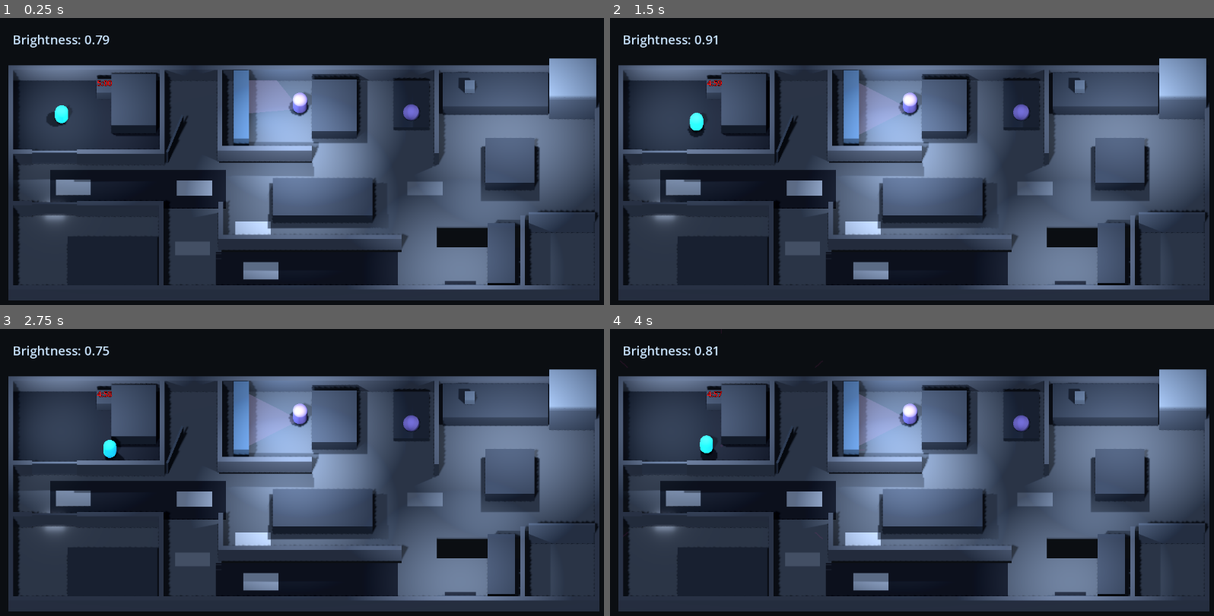
Above: before the commit, frames 1-4 (two rows, left to right).
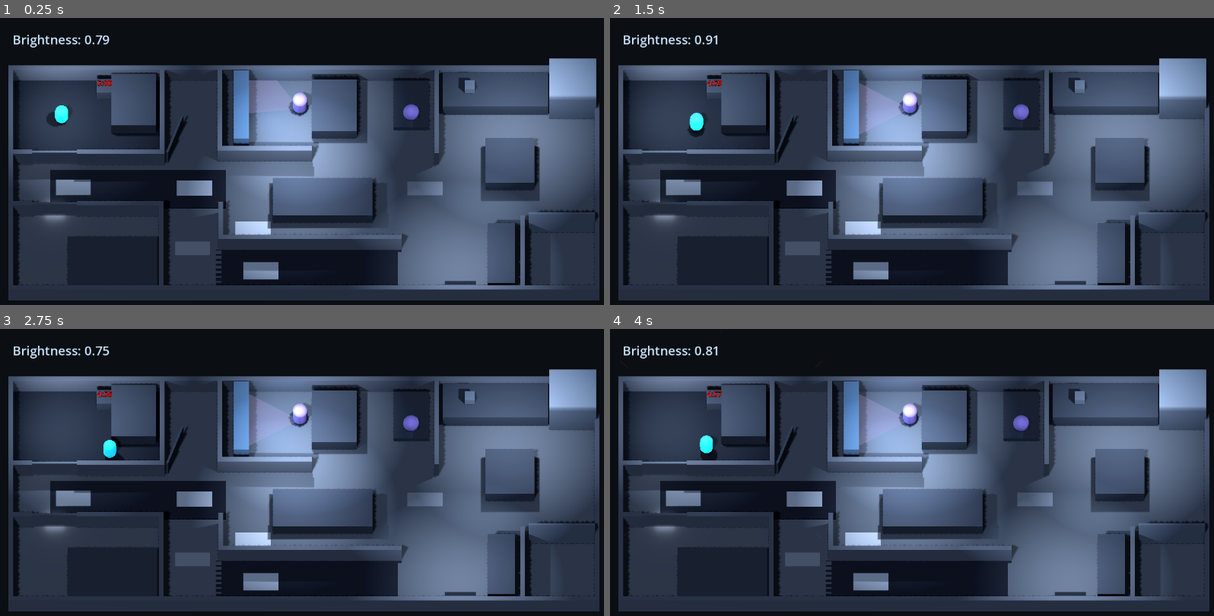
Above: after the commit, the same moments.

Repository: mrglass86/gmtk-gamejam-2026
Game: Godot game, scene res://scenes/Main.tscn
Same seed, same stepped clock (60 frames per second), same inputs: the game is played once before the commit and once after it.
Inputs (mouse positions are in pixels of both pictures, inside the frame that each line leads up to):
- Up to frame 1 (0.25 s): no input
- Up to frame 2 (1.5 s): move the mouse to (1044, 170) at 0.52 s; hold D (move_right) 0.53-1.28 s; hold E (interact) 0.53-1.28 s; click (1044, 170) at 0.67 s; move the mouse to (791, 204) at 1.27 s; hold S (move_back) from 1.28 s (still down); tap Shift (run) at 1.35 s
- Up to frame 3 (2.75 s): move the mouse to (362, 423) at 2.02 s; release S (move_back) at 2.03 s; hold D (move_right) from 2.03 s (still down); hold E (interact) from 2.03 s (still down)
- Up to frame 4 (4 s): move the mouse to (881, 567) at 2.77 s; release D (move_right) at 2.78 s; release E (interact) at 2.78 s; hold W (move_forward) 2.78-3.53 s; tap Shift (run) at 2.85 s; click (881, 567) at 2.92 s; tap Enter at 3.5 s; move the mouse to (1099, 549) at 3.52 s; hold A (move_left) from 3.53 s (still down); hold E (interact) from 3.53 s (still down)

The runs differ from the first frame. In frame 1, 0.7% of the frame differs, in the area x 35-87%, y 50-93%; in frame 2, 0.7%; in frame 3, 0.7%; in frame 4, 0.7%.

Commit message:
Fix A5.1 second-walk issues

Diff:
--- a/game/scenes/Main.tscn
+++ b/game/scenes/Main.tscn
@@ -164,22 +164,22 @@
 routine_rows = [{
 "time": 0.0,
 "position": Vector3(-0.2, 0.7, -4.6),
-"dwell": 60.0,
+"dwell": 53.0,
 "facing": Vector3(-1, 0, 0)
 }, {
-"time": 90.0,
+"time": 60.0,
 "position": Vector3(9.5, 0.7, -3.8),
 "dwell": 15.0,
 "facing": Vector3(0, 0, -1)
 }, {
-"time": 130.0,
+"time": 82.0,
 "position": Vector3(-0.2, 0.7, -4.6),
-"dwell": 70.0,
+"dwell": 151.0,
 "facing": Vector3(-1, 0, 0)
 }, {
-"time": 240.0,
+"time": 242.0,
 "position": Vector3(-12.75, 0.7, -0.8),
-"dwell": 60.0,
+"dwell": 58.0,
 "facing": Vector3(0, 0, -1)
 }]
 
@@ -216,12 +216,13 @@
 script = ExtResource("9_door")
 door_kind = 2
 provides_snack = true
+open_rotation_degrees = Vector3(0, -90, 0)
 
 [node name="DoorVisual" type="StaticBody3D" parent="Fridge"]
-position = Vector3(-1.2, 0, 0)
+position = Vector3(1.2, 0, 0)
 
 [node name="Panel" type="MeshInstance3D" parent="Fridge/DoorVisual"]
-position = Vector3(1.2, 1.05, 0)
+position = Vector3(-1.2, 1.05, 0)
 scale = Vector3(2.4, 2.1, 0.12)
 mesh = SubResource("DoorPanelMesh")
 material_override = SubResource("DoorPanelMaterial")
--- a/game/scripts/LevelBuilder.gd
+++ b/game/scripts/LevelBuilder.gd
@@ -7,6 +7,9 @@
 @export var wall_height: float = 1.2
 @export var wall_thickness: float = 0.25
 @export var floor_thickness: float = 0.2
+@export var failsafe_floor_drop: float = 0.05
+@export var failsafe_floor_thickness: float = 0.2
+@export var failsafe_floor_size: Vector2 = Vector2(30.0, 12.8)
 @export var prop_height: float = 0.8
 @export var lamp_energy: float = 2.0
 @export var lamp_range: float = 7.0
@@ -37,21 +40,23 @@
 
 
 func _build_floors() -> void:
-	_add_floor("KidCarpet", Vector3(-11.1, 0.0, -3.95), Vector2(7.75, 4.9), carpet_color, "surface_carpet")
-	_add_floor("BathFloor", Vector3(-5.8, 0.0, -3.95), Vector2(2.9, 4.9), hardwood_color, "surface_hardwood")
-	_add_floor("LivingFloor", Vector3(1.25, 0.0, -4.0), Vector2(11.1, 4.8), hardwood_color, "surface_hardwood")
-	_add_floor("KitchenFloor", Vector3(10.9, 0.0, -2.1), Vector2(8.2, 8.6), hardwood_color, "surface_hardwood")
-	_add_floor("MiddleFloor", Vector3(-4.1, 0.0, 0.0), Vector2(21.8, 3.0), hardwood_color, "surface_hardwood")
+	_add_failsafe_floor()
+	_add_floor("KidCarpet", Vector3(-11.1, 0.0, -3.9), Vector2(7.8, 5.0), carpet_color, "surface_carpet")
+	_add_floor("BathFloor", Vector3(-5.75, 0.0, -3.9), Vector2(3.1, 5.0), hardwood_color, "surface_hardwood")
+	_add_floor("LivingFloor", Vector3(1.225, 0.0, -3.925), Vector2(11.25, 4.95), hardwood_color, "surface_hardwood")
+	_add_floor("KitchenFloor", Vector3(10.875, 0.0, -2.1), Vector2(8.25, 8.6), hardwood_color, "surface_hardwood")
+	_add_floor("MiddleFloor", Vector3(-4.1, 0.0, 0.0), Vector2(21.8, 3.2), hardwood_color, "surface_hardwood")
 	_add_floor("DiningSouthFloor", Vector3(1.275, 0.0, 2.475), Vector2(11.05, 1.95), hardwood_color, "surface_hardwood")
 	_add_floor("LivingThreshold", Vector3(3.6, 0.0, -1.55), Vector2(6.4, 0.2), hardwood_color, "surface_hardwood")
-	_add_floor("AdultBedroomFloor", Vector3(-11.15, 0.0, 3.95), Vector2(7.7, 4.9), hardwood_color, "surface_hardwood")
-	_add_floor("ApproachFloor", Vector3(-5.75, 0.0, 3.95), Vector2(3.05, 4.9), hardwood_color, "surface_hardwood")
-	_add_floor("CarpetFloor", Vector3(0.25, 0.0, 5.05), Vector2(9.5, 2.7), carpet_color, "surface_carpet")
+	_add_floor("AdultBedroomFloor", Vector3(-11.1, 0.0, 3.95), Vector2(7.8, 4.9), hardwood_color, "surface_hardwood")
+	_add_floor("ApproachFloor", Vector3(-5.75, 0.0, 3.95), Vector2(3.1, 4.9), hardwood_color, "surface_hardwood")
+	_add_floor("CarpetFloor", Vector3(0.25, 0.0, 4.925), Vector2(9.5, 2.95), carpet_color, "surface_carpet")
 	_add_floor("AlcoveFloor", Vector3(8.1, 0.0, 4.9), Vector2(6.2, 2.95), hardwood_color, "surface_hardwood")
 	_add_floor("CarpetAlcoveThreshold", Vector3(5.0, 0.0, 5.05), Vector2(0.4, 2.7), hardwood_color, "surface_hardwood")
 	_add_floor("AlcoveDiningThreshold", Vector3(5.9, 0.0, 3.45), Vector2(1.8, 0.4), hardwood_color, "surface_hardwood")
-	_add_floor("PantryFloor", Vector3(13.2, 0.0, 4.4), Vector2(3.6, 4.0), hardwood_color, "surface_hardwood")
-	_add_floor("PantryThreshold", Vector3(13.2, 0.0, 2.3), Vector2(3.6, 0.4), hardwood_color, "surface_hardwood")
+	_add_floor("EastHallFloor", Vector3(9.0, 0.0, 2.8125), Vector2(4.6, 1.425), hardwood_color, "surface_hardwood")
+	_add_floor("PantryFloor", Vector3(13.05, 0.0, 4.4), Vector2(3.9, 4.0), hardwood_color, "surface_hardwood")
+	_add_floor("PantryThreshold", Vector3(13.05, 0.0, 2.3), Vector2(3.9, 0.4), hardwood_color, "surface_hardwood")
 	_add_floor("HallRug", Vector3(-8.5, 0.02, 0.05), Vector2(9.0, 2.2), carpet_color, "surface_carpet")
 
 
@@ -161,6 +166,27 @@
 	add_child(floor)
 
 
+func _add_failsafe_floor() -> void:
+	var slab: StaticBody3D = StaticBody3D.new()
+	slab.name = "FailsafeSlab"
+	slab.position = Vector3(
+		0.0,
+		-failsafe_floor_drop - failsafe_floor_thickness * 0.5,
+		0.0
+	)
+	slab.add_to_group("surface_hardwood")
+	_add_box_visual(
+		slab,
+		Vector3(failsafe_floor_size.x, failsafe_floor_thickness, failsafe_floor_size.y),
+		hardwood_color
+	)
+	_add_box_collision(
+		slab,
+		Vector3(failsafe_floor_size.x, failsafe_floor_thickness, failsafe_floor_size.y)
+	)
+	add_child(slab)
+
+
 func _add_wall(node_name: String, center: Vector3, dimensions: Vector3) -> void:
 	var wall: StaticBody3D = StaticBody3D.new()
 	wall.name = node_name
--- a/game/scripts/Main.gd
+++ b/game/scripts/Main.gd
@@ -48,6 +48,9 @@
 		return
 	if OS.get_cmdline_user_args().has("--verify-a5"):
 		_verify_a5_clock_and_phases()
+		return
+	if OS.get_cmdline_user_args().has("--verify-a51"):
+		_verify_a51_second_walk_fixes()
 		return
 	var capture_path: String = _capture_path_from_args()
 	if not capture_path.is_empty():
@@ -350,6 +353,121 @@
 	get_tree().quit()
 
 
+func _verify_a51_second_walk_fixes() -> void:
+	for settle_frame: int in range(12):
+		await get_tree().physics_frame
+
+	var failsafe: StaticBody3D = $Level/FailsafeSlab as StaticBody3D
+	assert(failsafe.is_in_group("surface_hardwood"))
+	assert(not failsafe.is_in_group("nav_source"))
+	var failsafe_mesh: MeshInstance3D = failsafe.get_child(0) as MeshInstance3D
+	var failsafe_aabb: AABB = failsafe_mesh.global_transform * failsafe_mesh.get_aabb()
+	assert(is_equal_approx(failsafe_aabb.size.x, 30.0))
+	assert(is_equal_approx(failsafe_aabb.size.z, 12.8))
+	assert(is_equal_approx(failsafe_aabb.end.y, -0.05))
+	assert(
+		not failsafe.find_children("*", "CollisionShape3D", true, false).is_empty(),
+		"Failsafe slab has no collision."
+	)
+	_verify_primary_floor_coverage()
+
+	var player: CharacterBody3D = $Player as CharacterBody3D
+	player.global_position = Vector3(9.0, 0.6, 2.8)
+	player.velocity = Vector3.ZERO
+	for fall_frame: int in range(12):
+		await get_tree().physics_frame
+	assert(player.global_position.y >= 0.5, "Player fell through the repaired east-hall floor.")
+	assert(player.is_on_floor(), "Player did not settle on the repaired east-hall floor.")
+
+	var fridge: Node3D = $Fridge
+	var fridge_hinge: Node3D = $Fridge/DoorVisual
+	var fridge_panel: MeshInstance3D = $Fridge/DoorVisual/Panel as MeshInstance3D
+	assert(is_equal_approx(fridge_hinge.position.x, 1.2))
+	assert(is_equal_approx(fridge_panel.position.x, -1.2))
+	fridge.set("openness", 1.0)
+	fridge.call("_apply_visual")
+	assert(is_equal_approx(fridge_hinge.rotation_degrees.y, -90.0))
+	var panel_aabb: AABB = fridge_panel.global_transform * fridge_panel.get_aabb()
+	var north_wall_aabb: AABB = _wall_world_aabb($Level/NorthWall as Node3D)
+	assert(
+		panel_aabb.intersects(north_wall_aabb),
+		"Open fridge panel does not reach the back wall."
+	)
+
+	var parent: Node3D = $Parent
+	var rows: Array = parent.get("routine_rows") as Array
+	var expected_times: PackedFloat32Array = [0.0, 60.0, 82.0, 242.0]
+	var expected_dwells: PackedFloat32Array = [53.0, 15.0, 151.0, 58.0]
+	assert(rows.size() == 4)
+	for row_index: int in range(rows.size()):
+		var row: Dictionary = rows[row_index]
+		assert(is_equal_approx(float(row["time"]), expected_times[row_index]))
+		assert(is_equal_approx(float(row["dwell"]), expected_dwells[row_index]))
+	for leg_index: int in range(rows.size() - 1):
+		var from_row: Dictionary = rows[leg_index]
+		var to_row: Dictionary = rows[leg_index + 1]
+		var travel_time: float = (
+			float(to_row["time"]) - float(from_row["time"]) - float(from_row["dwell"])
+		)
+		var travel_distance: float = (
+			(to_row["position"] as Vector3).distance_to(from_row["position"] as Vector3)
+		)
+		var authored_speed: float = travel_distance / travel_time
+		assert(
+			authored_speed >= 1.35 and authored_speed <= 1.5,
+			"Parent leg %d is %.2f m/s instead of about 1.4." % [leg_index, authored_speed]
+		)
+
+	print("A5.1 verification passed: floor coverage/failsafe, fridge hinge, and routine timing.")
+	get_tree().quit()
+
+
+func _verify_primary_floor_coverage() -> void:
+	var floor_names: PackedStringArray = [
+		"KidCarpet",
+		"BathFloor",
+		"LivingFloor",
+		"KitchenFloor",
+		"MiddleFloor",
+		"DiningSouthFloor",
+		"LivingThreshold",
+		"AdultBedroomFloor",
+		"ApproachFloor",
+		"CarpetFloor",
+		"AlcoveFloor",
+		"CarpetAlcoveThreshold",
+		"AlcoveDiningThreshold",
+		"EastHallFloor",
+		"PantryFloor",
+		"PantryThreshold",
+	]
+	var floor_aabbs: Array[AABB] = []
+	for floor_name: String in floor_names:
+		var floor_body: StaticBody3D = get_node("Level/%s" % floor_name) as StaticBody3D
+		var floor_mesh: MeshInstance3D = floor_body.get_child(0) as MeshInstance3D
+		floor_aabbs.append(
+			(floor_mesh.global_transform * floor_mesh.get_aabb()).grow(0.001)
+		)
+
+	var sample_step: float = 0.2
+	var sample_x: float = -14.9
+	while sample_x <= 14.9:
+		var sample_z: float = -6.3
+		while sample_z <= 6.3:
+			var covered: bool = false
+			var sample_point: Vector3 = Vector3(sample_x, -0.1, sample_z)
+			for floor_aabb: AABB in floor_aabbs:
+				if floor_aabb.has_point(sample_point):
+					covered = true
+					break
+			assert(
+				covered,
+				"Primary floor rectangles leave a hole near (%.2f, %.2f)." % [sample_x, sample_z]
+			)
+			sample_z += sample_step
+		sample_x += sample_step
+
+
 func _capture_path_from_args() -> String:
 	for argument: String in OS.get_cmdline_user_args():
 		if argument.begins_with("--capture-layout="):
Not shown, changed: gamejam/handoffs/2026-07-23-a0-layout.png
